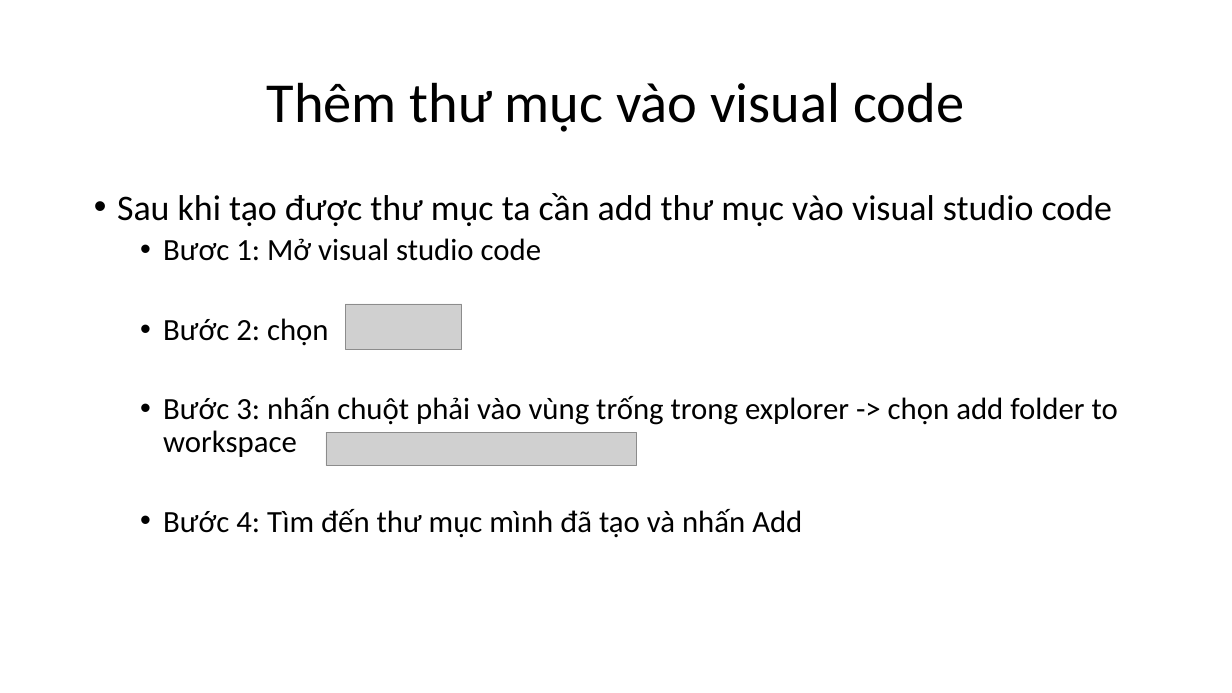
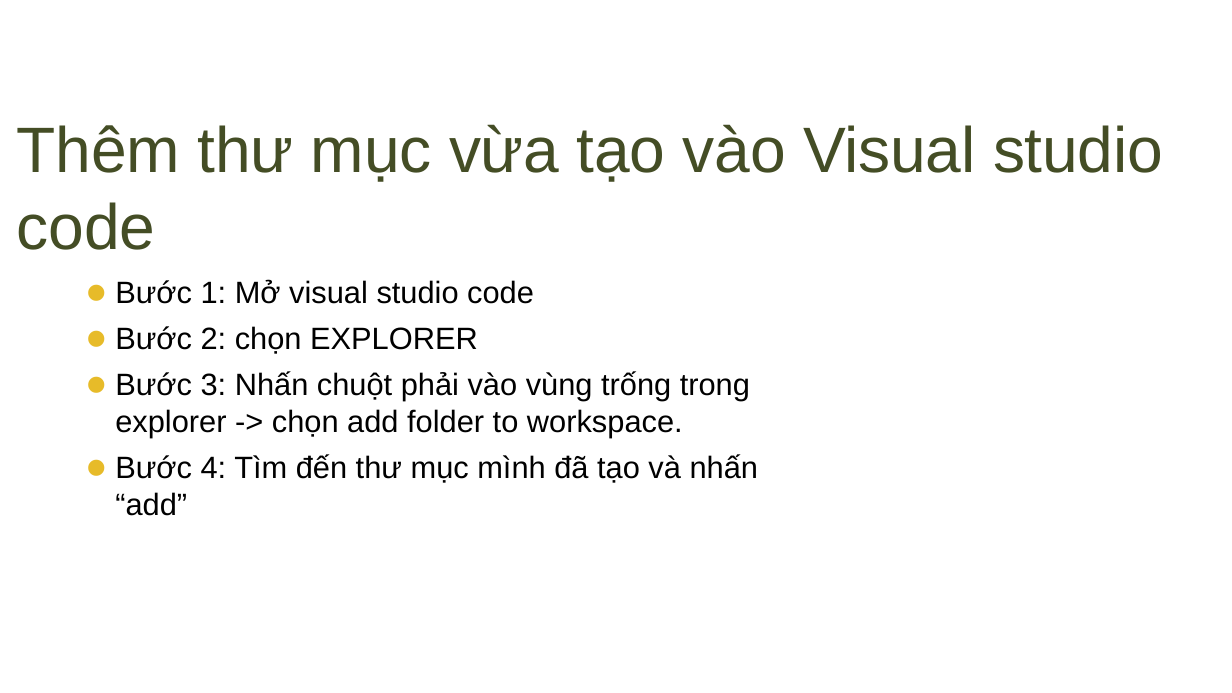
Before and after one commit to daydien12/Trainning_C, a slide deck: slide 11 of Day_1/Buổi 1.pptx (slide 10 before the commit). Drawn at 1232x693 pixels with LibreOffice and Linux fonts; fonts in the diff are those of the drawing; grey boxes stand for pictures; background and template pictures are left out. Boxes give left, top, right and bottom in pixels: in the first picture for what was removed or moved away, otherwise in the second. Text is boxed around its words. In the diff, an @@ line names an element or a change of style, - is before the commit and + after.

```diff
--- a/Day_1/Buổi 1.pptx
+++ b/Day_1/Buổi 1.pptx
@@ title "Thêm thư mục vừa tạo ..." at [17,124,1163,250]: vertical alignment middle to top @@
@@ title at [17,124,1163,250]: text changed; size 44 to 50 pt; font Calibri to Arial; text colour #000000 to #444D25 @@
-Thêm thư mục vào visual code
+Thêm thư mục vừa tạo vào Visual studio code
@@ text at [115,279,758,516]: text changed; font Calibri to Arial @@
-• Sau khi tạo được thư mục ta cần add thư mục vào visual studio code
-  • Bươc 1: Mở visual studio code
-  • Bước 2: chọn
-  • Bước 3: nhấn chuột phải vào vùng trống trong explorer -> chọn add folder to workspace
-  • Bước 4: Tìm đến thư mục mình đã tạo và nhấn Add
+⚫ Bước 1: Mở visual studio code
+⚫ Bước 2: chọn EXPLORER
+⚫ Bước 3: Nhấn chuột phải vào vùng trống trong explorer -> chọn add folder to workspace.
+⚫ Bước 4: Tìm đến thư mục mình đã tạo và nhấn “add”
@@ picture removed at [346,304,462,349] @@
@@ picture removed at [326,433,638,466] @@
```
Also in this commit, not shown: 32 other slides changed, 6 slides added, 4 slides removed, 19 other files.
